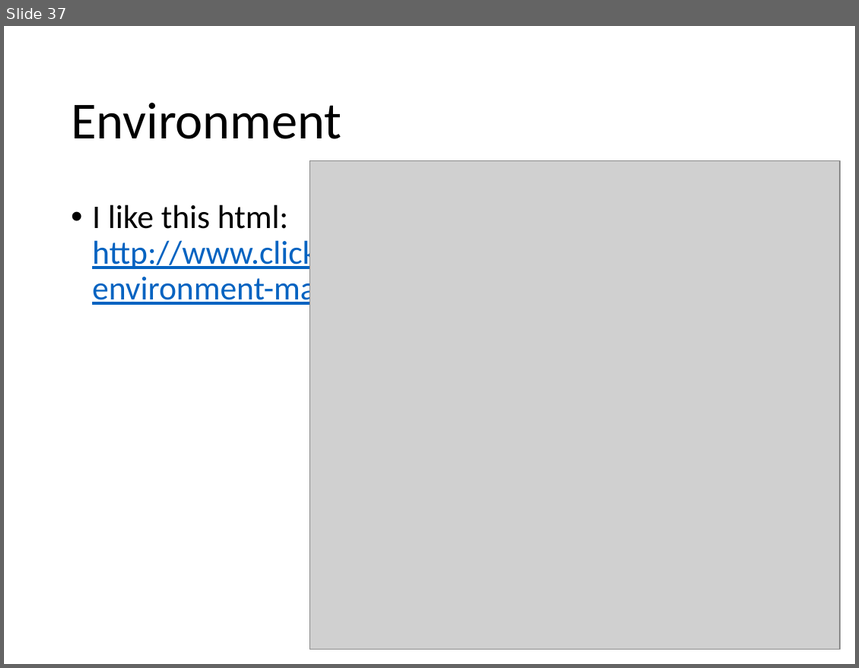
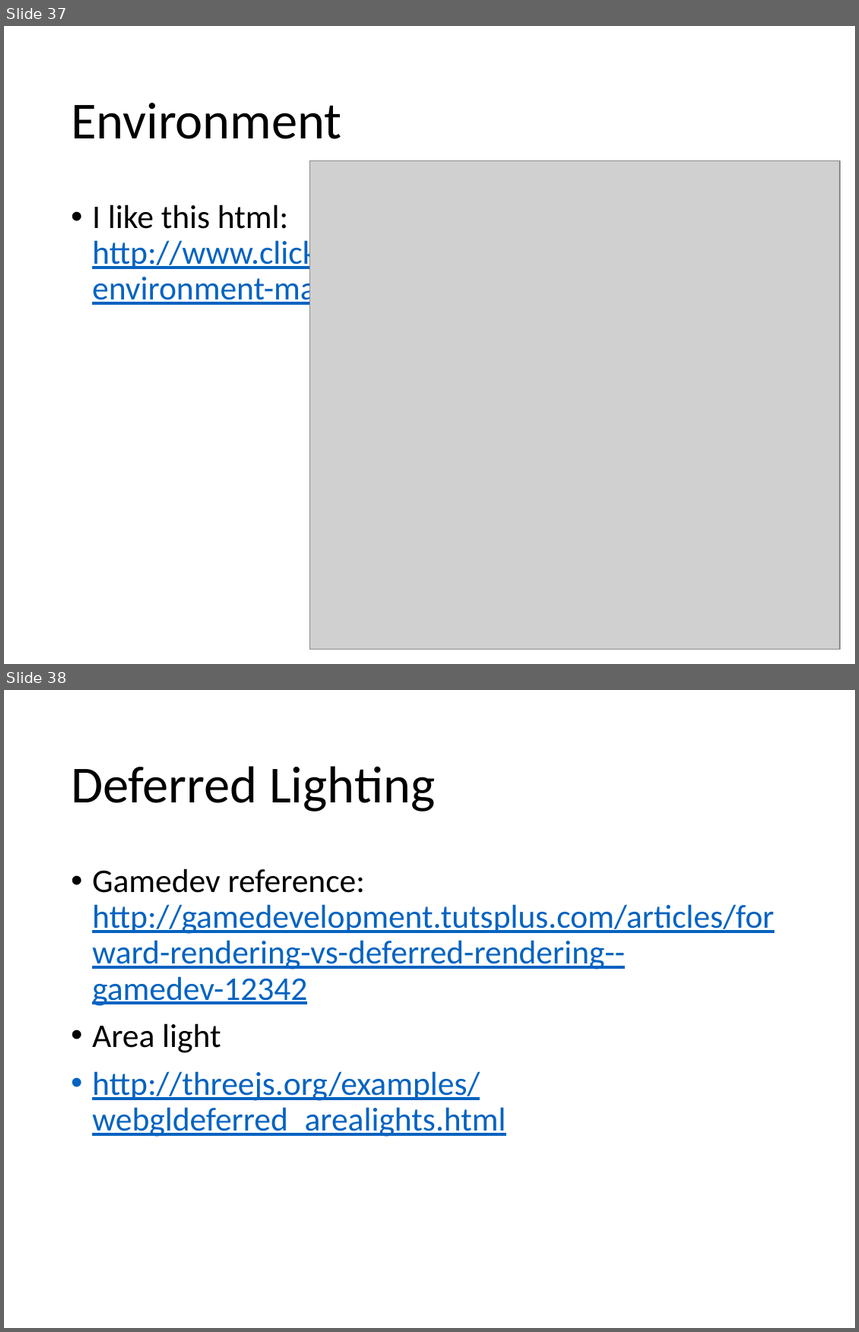
Before and after one commit to caa1211/tutsplus, a slide deck: threejs-tuts-4.pptx. Shown one above the other, each under a label of ours: slide 37 before the commit, slides 37 and 38 after it. The pictures are 859x668 and 859x1332 pixels, drawn with LibreOffice and Linux fonts; fonts in the diff are those of the drawing; grey boxes stand for pictures. Boxes give left, top, right and bottom in pixels: in the first picture for what was removed or moved away, otherwise in the second. Text is boxed around its words. In the diff, an @@ line names an element or a change of style, - is before the commit and + after.

```diff
--- a/threejs-tuts-4.pptx
+++ b/threejs-tuts-4.pptx
@@ slide 38 added at [4, 690, 855, 1328], background #FFFFFF @@
@@ title added at [71, 766, 435, 812], 44 pt, text #000000 @@
+Deferred Lighting
@@ text added at [92, 869, 774, 1137], 28 pt, text #0563C1, underline @@
+• Gamedev reference: http://gamedevelopment.tutsplus.com/articles/forward-rendering-vs-deferred-rendering--gamedev-12342
+• Area light
+• http://threejs.org/examples/webgldeferred_arealights.html
```
Also in this commit, not shown: 3 other slides added, 2 slides removed, 27 other files.
